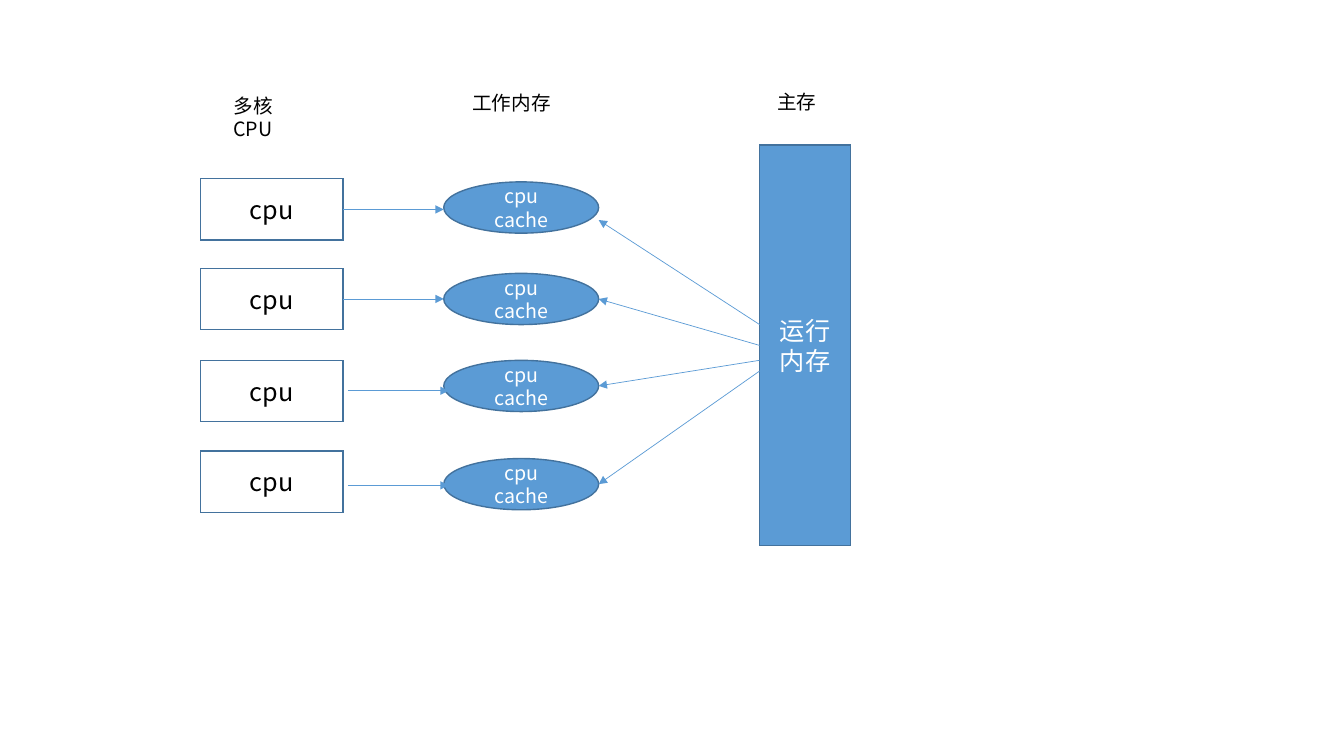
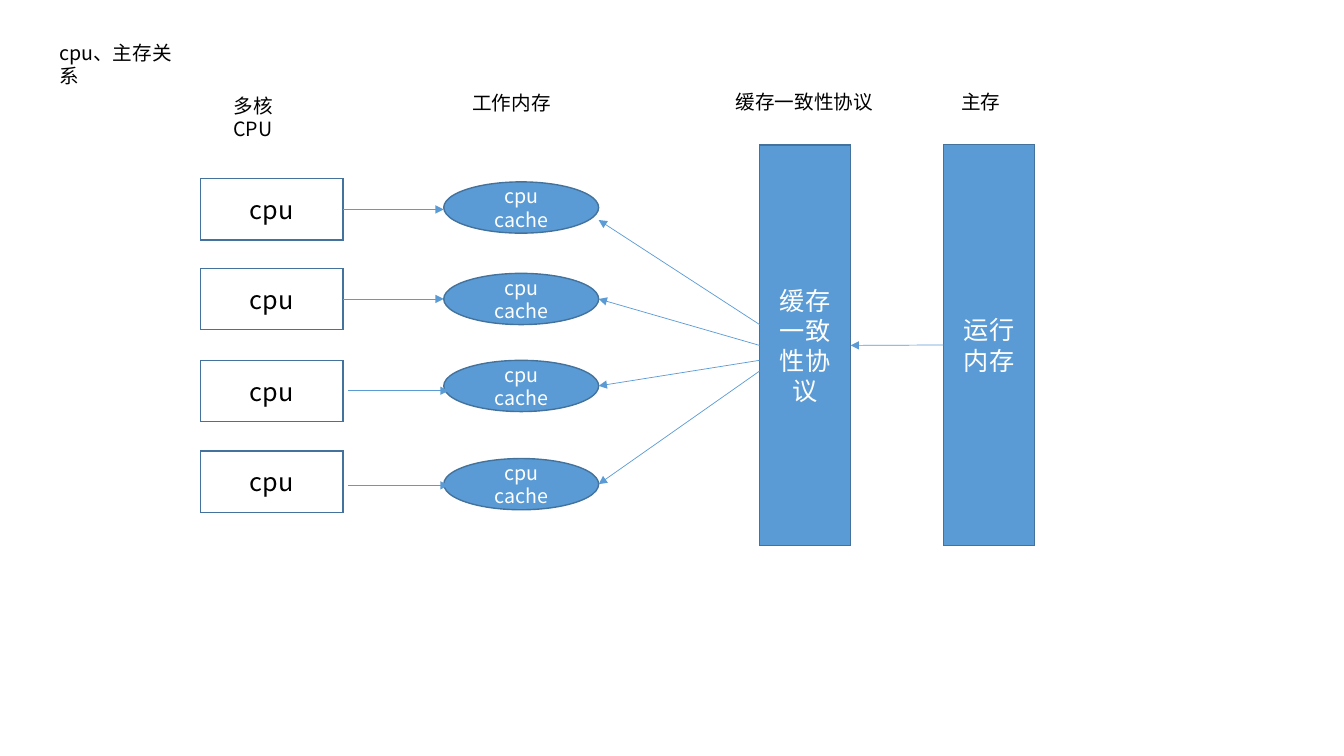
Before and after one commit to dengboyu/future, a slide deck: slide 5 of doc/doc.pptx (slide 10 before the commit). Drawn at 1344x756 pixels with LibreOffice and Linux fonts; fonts in the diff are those of the drawing. Boxes give left, top, right and bottom in pixels: in the first picture for what was removed or moved away, otherwise in the second. Text is boxed around its words. In the diff, an @@ line names an element or a change of style, - is before the commit and + after.

```diff
--- a/doc/doc.pptx
+++ b/doc/doc.pptx
@@ text added at [59,43,172,85], 14 pt, text #000000 @@
+cpu、主存关系
@@ text "主存": place and size @@
-text "主存" at [777,92,816,111]
+text "主存" at [961,92,1000,111]
@@ text added at [736,92,873,111], 14 pt, text #000000 @@
+缓存一致性协议
@@ rectangle added at [760,145,851,546], fill #5B9BD5, outline #43739E 1 pt, 18 pt, text #FFFFFF @@
+缓存一致性协议
@@ rectangle "运行内存": place and size @@
-rectangle "运行内存" at [760,145,851,546]
+rectangle "运行内存" at [944,144,1034,545]
@@ arrow added from (944, 345) to (851, 346), #5B9BD5 0.5 pt @@
```
Also in this commit, not shown: 3 other slides changed, 3 slides added, 3 other files.
